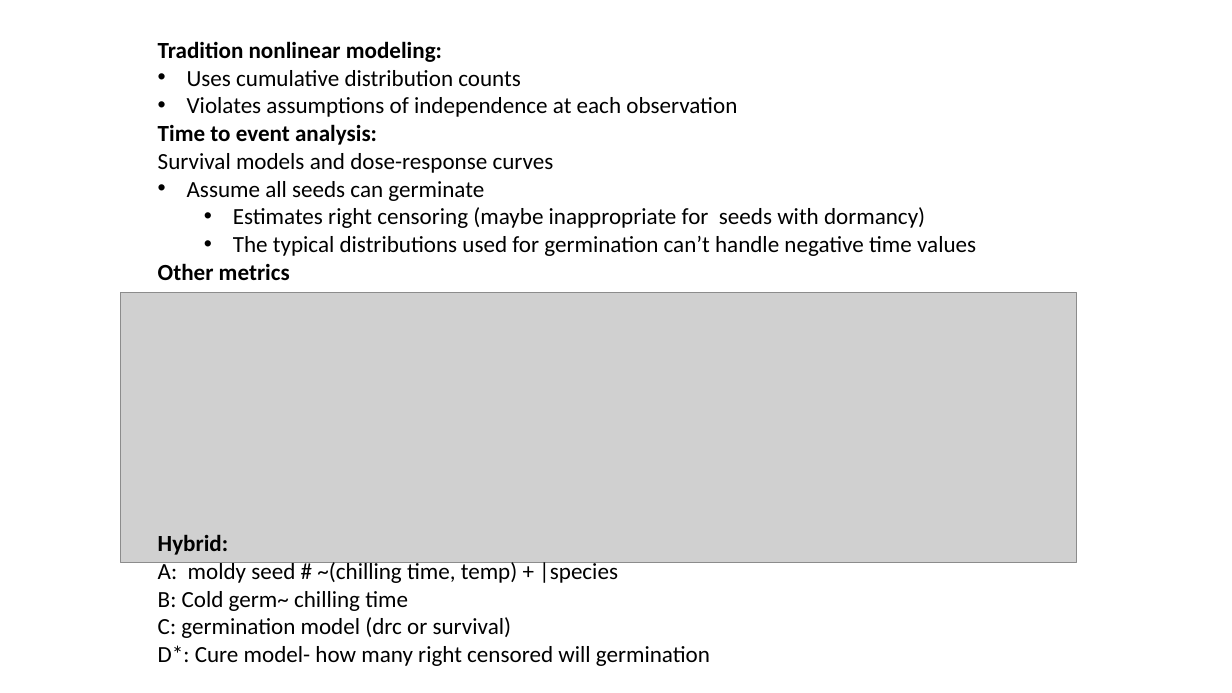
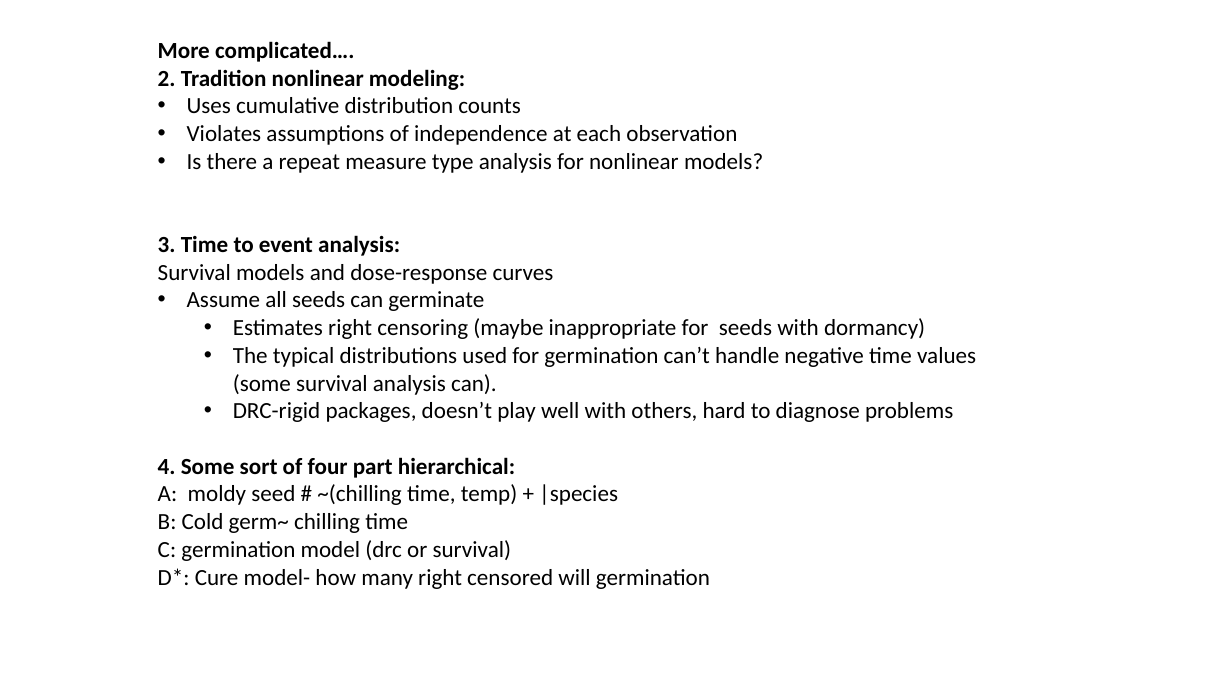
Before and after one commit to dbuona/timetogerminate, a slide deck: slide 9 of germination_trials/seed_update_labmeeting.pptx (slide 7 before the commit). Drawn at 1232x693 pixels with LibreOffice and Linux fonts; fonts in the diff are those of the drawing; grey boxes stand for pictures. Boxes give left, top, right and bottom in pixels: in the first picture for what was removed or moved away, otherwise in the second. Text is boxed around its words. In the diff, an @@ line names an element or a change of style, - is before the commit and + after.

```diff
--- a/germination_trials/seed_update_labmeeting.pptx
+++ b/germination_trials/seed_update_labmeeting.pptx
@@ text at (158, 41, 465, 90): text changed @@
-Tradition nonlinear modeling:
+More complicated….
+2. Tradition nonlinear modeling:
@@ text at (158, 153, 763, 256): text changed; bold off @@
-Time to event analysis:
+• Is there a repeat measure type analysis for nonlinear models?
+3. Time to event analysis:
@@ picture removed at (120, 292, 1077, 563) @@
@@ text at (158, 347, 976, 589): text changed @@
-  • The typical distributions used for germination can’t handle negative time values
-Other metrics
+  • The typical distributions used for germination can’t handle negative time values (some survival analysis can).
+  • DRC-rigid packages, doesn’t play well with others, hard to diagnose problems
+4. Some sort of four part hierarchical:
+A: moldy seed # ~(chilling time, temp) + |species
+B: Cold germ~ chilling time
+C: germination model (drc or survival)
+D*: Cure model- how many right censored will germination
@@ text removed at (158, 534, 710, 666) @@
-Hybrid:
-A: moldy seed # ~(chilling time, temp) + |species
-B: Cold germ~ chilling time
-C: germination model (drc or survival)
-D*: Cure model- how many right censored will germination
```
Also in this commit, not shown: 3 other slides changed, 13 slides added, 3 slides removed, 15 other files.
